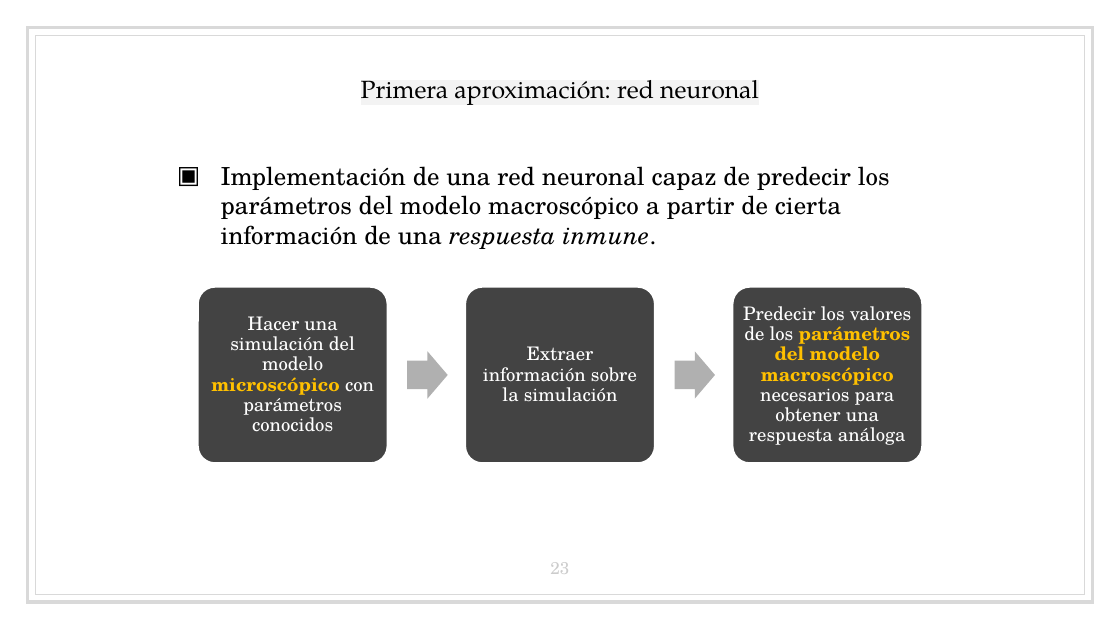
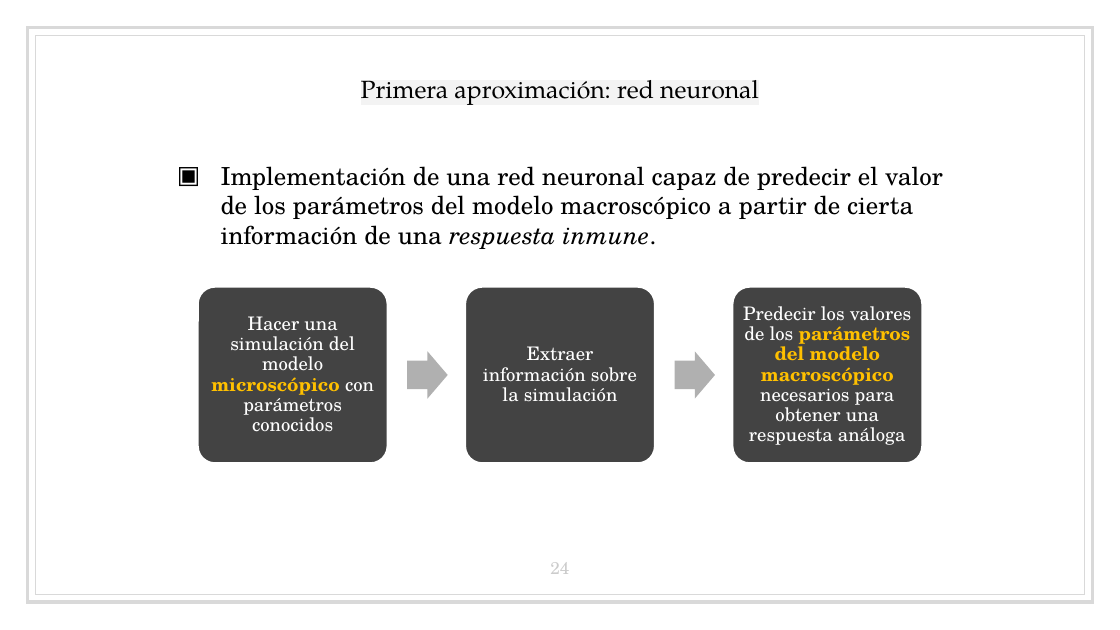
Before and after one commit to bserranoanton/TFG-mates, a slide deck: slide 24 of Defensa/transparenciasDefensa.pptx (slide 23 before the commit). Drawn at 1120x630 pixels with LibreOffice and Linux fonts; fonts in the diff are those of the drawing. Boxes give left, top, right and bottom in pixels: in the first picture for what was removed or moved away, otherwise in the second. Text is boxed around its words. In the diff, an @@ line names an element or a change of style, - is before the commit and + after.

```diff
--- a/Defensa/transparenciasDefensa.pptx
+++ b/Defensa/transparenciasDefensa.pptx
@@ text at <box>221,166,943,249</box>: text changed @@
-▣ Implementación de una red neuronal capaz de predecir los parámetros del modelo macroscópico a partir de cierta información de una respuesta inmune.
+▣ Implementación de una red neuronal capaz de predecir el valor de los parámetros del modelo macroscópico a partir de cierta información de una respuesta inmune.
@@ page number at <box>550,562,569,574</box>: text changed @@
-23
+24
```
Also in this commit, not shown: 1 other slide changed, 1 slide added.
